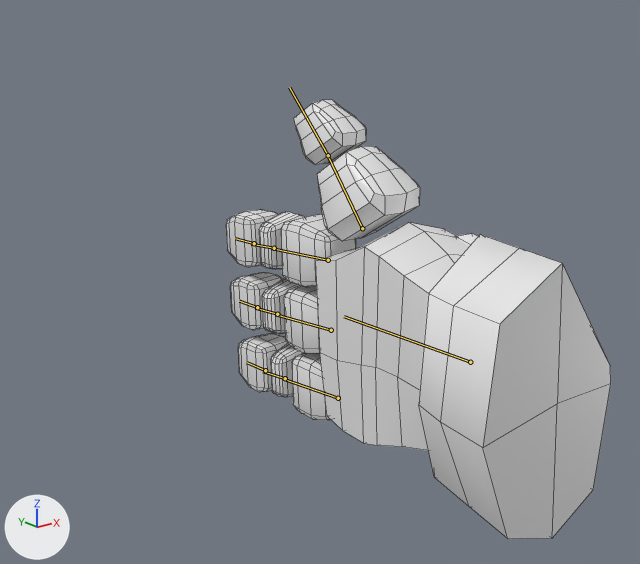
The FBX model PFATAL/Assets/_Graph/Meshes/Chara/SMSH_RIG_Hand_Character.fbx: old version first, new version second.
Before and after are seen from a camera (50 mm lens) standing at (-0.338, -0.338, 0.185) and looking at (-0.036, 0.039, 0.034). Arrows for +X, +Y and +Z are at lower left; the lights stay in place. The picture after the commit comes second. The bones that change, and the others that lie on the model, are drawn over the model as lines. Mesh edges are drawn as thin lines.

The first picture shows 'msh_hand_character'.
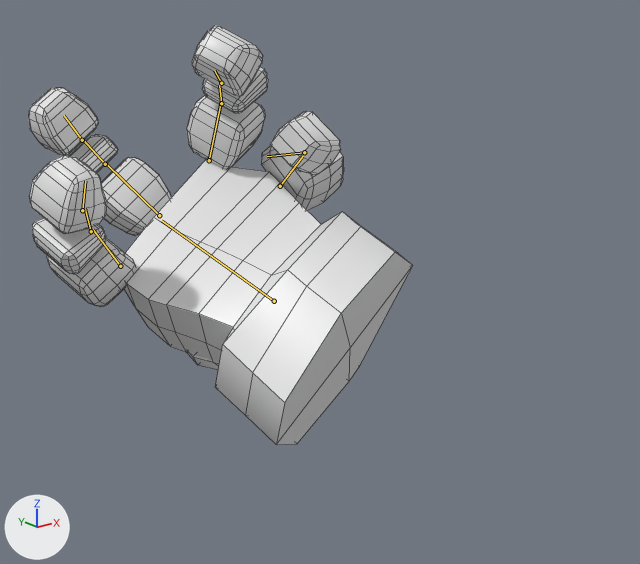
The newer file adds an action. The first version stands in its rest pose; the second is drawn at frame 24 of the action 'Hand|book_use'.

Boxes [x1, y1, x2, y2] around the edits, measured in the pictures (640 x 564 px):
'msh_hand_character', posed
    before: [226, 100, 611, 539]
    after: [29, 26, 413, 445]
bone 'Hand', root to tip
    before: (470, 362) to (344, 316)
    after: (274, 301) to (161, 220)
bone 'Thumb_01', root to tip
    before: (362, 228) to (327, 154)
    after: (280, 186) to (303, 156)
bone 'Thumb_02', root to tip
    before: (328, 155) to (289, 87)
    after: (304, 152) to (267, 156)
bone 'Finger01.01', root to tip
    before: (328, 260) to (272, 248)
    after: (209, 160) to (220, 104)
bone 'Finger01.02', root to tip
    before: (274, 248) to (251, 244)
    after: (221, 103) to (219, 85)
bone 'Finger01.03', root to tip
    before: (254, 243) to (235, 238)
    after: (221, 83) to (214, 70)
bone 'Finger02.01', root to tip
    before: (331, 330) to (275, 314)
    after: (159, 215) to (105, 163)
bone 'Finger02.02', root to tip
    before: (277, 314) to (255, 308)
    after: (105, 164) to (83, 139)
bone 'Finger02.03', root to tip
    before: (257, 307) to (239, 301)
    after: (82, 140) to (64, 115)
bone 'Finger03.01', root to tip
    before: (338, 398) to (283, 379)
    after: (120, 266) to (93, 229)
bone 'Finger03.02', root to tip
    before: (285, 378) to (263, 371)
    after: (91, 231) to (85, 208)
bone 'Finger03.03', root to tip
    before: (265, 370) to (247, 362)
    after: (82, 210) to (85, 181)

Diff of the bpy script that builds the scene:
```diff
--- a/PFATAL/Assets/_Graph/Meshes/Chara/SMSH_RIG_Hand_Character.fbx.py
+++ b/PFATAL/Assets/_Graph/Meshes/Chara/SMSH_RIG_Hand_Character.fbx.py
@@ bone_hand @@
 bone_hand = bpy.data.objects['Hand'].pose.bones['Hand']
-bone_hand.location = (0.0, 0.0, 0.0)
-bone_hand.rotation_quaternion = (1.0, 0.0, 0.0, 0.0)  # degrees (0, 0, 0)
+bone_hand.location = (-0.0172, 0.145, 0.002)
+bone_hand.rotation_quaternion = (0.85, 0.125, 0.456, 0.233)  # degrees (37, 46, 47)
@@ bone_thumb_01 @@
 bone_thumb_01 = bpy.data.objects['Hand'].pose.bones['Thumb_01']  # child of 'Hand'
-bone_thumb_01.location = (0.0, 0.0, 0.0)
-bone_thumb_01.rotation_quaternion = (1.0, 0.0, 0.0, 0.0)  # degrees (0, 0, 0)
+bone_thumb_01.location = (0.0055, -0.0118, 0.0135)
+bone_thumb_01.rotation_quaternion = (0.623, 0.445, -0.165, 0.621)  # degrees (33, -49, 75)
@@ bone_thumb_02 @@
 bone_thumb_02 = bpy.data.objects['Hand'].pose.bones['Thumb_02']  # child of 'Thumb_01'
-bone_thumb_02.rotation_quaternion = (1.0, 0.0, 0.0, 0.0)  # degrees (0, 0, 0)
+bone_thumb_02.rotation_quaternion = (0.898, 0.0, 0.0, 0.44)  # degrees (0, 0, 52)
@@ bone_finger01_01 @@
 bone_finger01_01 = bpy.data.objects['Hand'].pose.bones['Finger01.01']  # child of 'Hand'
-bone_finger01_01.location = (0.0, 0.0, 0.0)
-bone_finger01_01.rotation_quaternion = (1.0, 0.0, 0.0, 0.0)  # degrees (0, 0, 0)
+bone_finger01_01.location = (-0.0136, -0.0057, 0.0033)
+bone_finger01_01.rotation_quaternion = (0.587, 0.544, -0.39, 0.455)  # degrees (70, -72, 21)
@@ bone_finger01_02 @@
 bone_finger01_02 = bpy.data.objects['Hand'].pose.bones['Finger01.02']  # child of 'Finger01.01'
-bone_finger01_02.rotation_quaternion = (1.0, 0.0, 0.0, 0.0)  # degrees (0, 0, 0)
+bone_finger01_02.rotation_quaternion = (0.983, 0.0, 0.0, 0.184)  # degrees (0, 0, 21)
@@ bone_finger01_03 @@
 bone_finger01_03 = bpy.data.objects['Hand'].pose.bones['Finger01.03']  # child of 'Finger01.02'
-bone_finger01_03.rotation_quaternion = (1.0, 0.0, 0.0, 0.0)  # degrees (0, 0, 0)
+bone_finger01_03.rotation_quaternion = (0.983, 0.0, 0.0, 0.184)  # degrees (0, 0, 21)
@@ bone_finger02_01 @@
 bone_finger02_01 = bpy.data.objects['Hand'].pose.bones['Finger02.01']  # child of 'Hand'
-bone_finger02_01.rotation_quaternion = (1.0, 0.0, 0.0, 0.0)  # degrees (0, 0, 0)
+bone_finger02_01.rotation_quaternion = (0.973, 0.0, 0.0, 0.229)  # degrees (0, 0, 26)
@@ bone_finger02_02 @@
 bone_finger02_02 = bpy.data.objects['Hand'].pose.bones['Finger02.02']  # child of 'Finger02.01'
-bone_finger02_02.rotation_quaternion = (1.0, 0.0, 0.0, 0.0)  # degrees (0, 0, 0)
+bone_finger02_02.rotation_quaternion = (0.996, 0.0, 0.0, 0.093)  # degrees (0, 0, 11)
@@ bone_finger02_03 @@
 bone_finger02_03 = bpy.data.objects['Hand'].pose.bones['Finger02.03']  # child of 'Finger02.02'
-bone_finger02_03.rotation_quaternion = (1.0, 0.0, 0.0, 0.0)  # degrees (0, 0, 0)
+bone_finger02_03.rotation_quaternion = (0.973, 0.0, 0.0, 0.229)  # degrees (0, 0, 26)
@@ bone_finger03_01 @@
 bone_finger03_01 = bpy.data.objects['Hand'].pose.bones['Finger03.01']  # child of 'Hand'
-bone_finger03_01.rotation_quaternion = (1.0, 0.0, 0.0, 0.0)  # degrees (0, 0, 0)
+bone_finger03_01.rotation_quaternion = (0.591, -0.472, 0.481, 0.443)  # degrees (-55, 81, 26)
@@ bone_finger03_02 @@
 bone_finger03_02 = bpy.data.objects['Hand'].pose.bones['Finger03.02']  # child of 'Finger03.01'
-bone_finger03_02.rotation_quaternion = (1.0, 0.0, 0.0, 0.0)  # degrees (0, 0, 0)
+bone_finger03_02.rotation_quaternion = (0.993, 0.0, 0.0, 0.121)  # degrees (0, 0, 14)
@@ bone_finger03_03 @@
 bone_finger03_03 = bpy.data.objects['Hand'].pose.bones['Finger03.03']  # child of 'Finger03.02'
-bone_finger03_03.rotation_quaternion = (1.0, 0.0, 0.0, 0.0)  # degrees (0, 0, 0)
+bone_finger03_03.rotation_quaternion = (0.975, 0.0, 0.0, 0.224)  # degrees (0, 0, 26)
```
